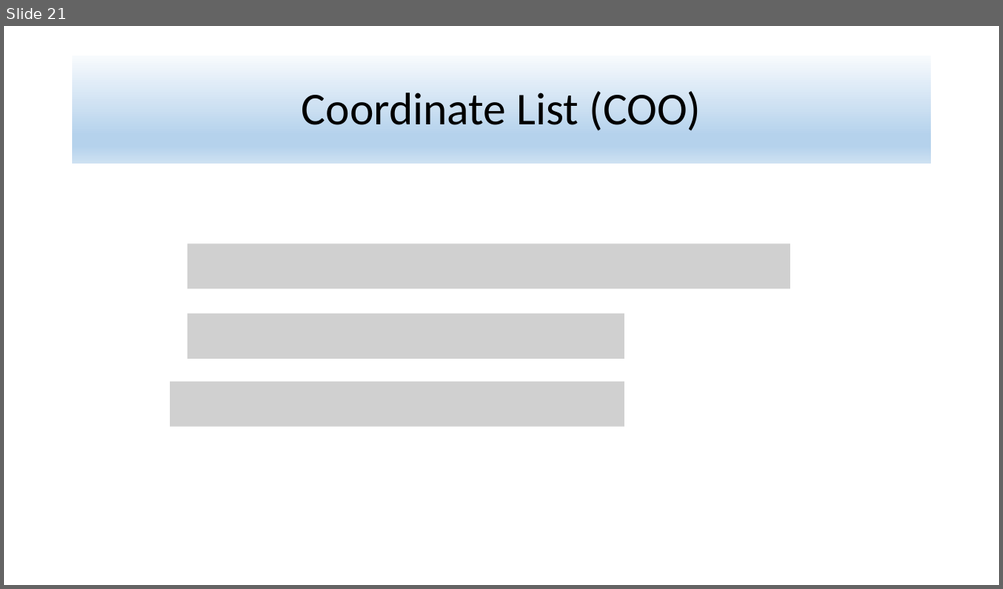
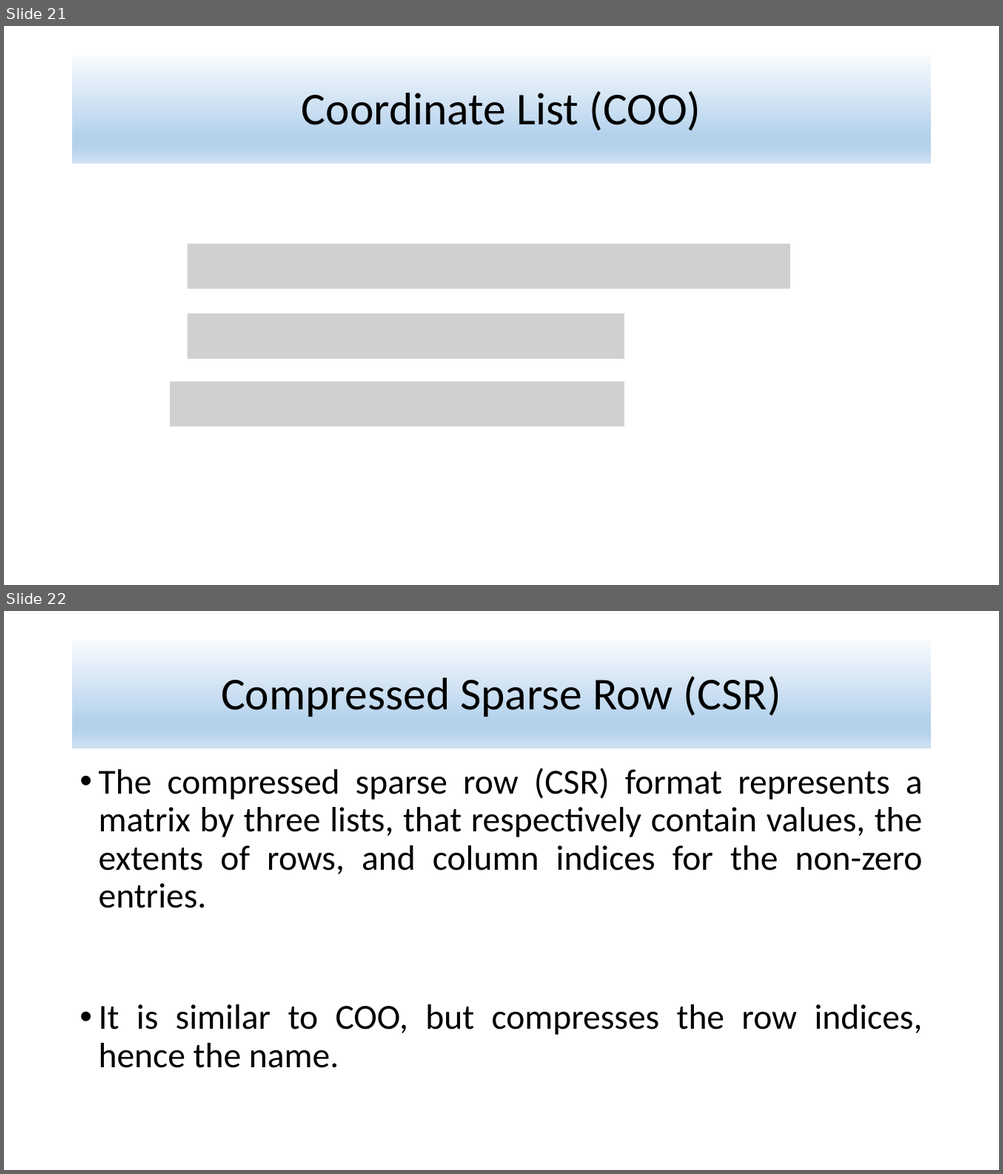
Before and after one commit to alijfri99/presentations, a slide deck: Data Mining Presentation.pptx. Shown one above the other, each under a label of ours: slide 21 before the commit, slides 21 and 22 after it. The pictures are 1003x589 and 1003x1174 pixels, drawn with LibreOffice and Linux fonts; fonts in the diff are those of the drawing; grey boxes stand for pictures. Boxes give left, top, right and bottom in pixels: in the first picture for what was removed or moved away, otherwise in the second. Text is boxed around its words. In the diff, an @@ line names an element or a change of style, - is before the commit and + after.

Commit message:
finished csr.

```diff
--- a/Data Mining Presentation.pptx
+++ b/Data Mining Presentation.pptx
@@ slide 22 added at [4, 611, 999, 1170], background #FFFFFF @@
@@ title added at [73, 641, 930, 749], fill gradient #F7FAFD to #B5D2EC to #CEE1F2, 44 pt, text #000000 @@
+Compressed Sparse Row (CSR)
@@ text added at [99, 768, 922, 1068], 34 pt, text #000000 @@
+• The compressed sparse row (CSR) format represents a matrix by three lists, that respectively contain values, the extents of rows, and column indices for the non-zero entries.
+• It is similar to COO, but compresses the row indices, hence the name.
```
Also in this commit, not shown: 2 other slides added.
